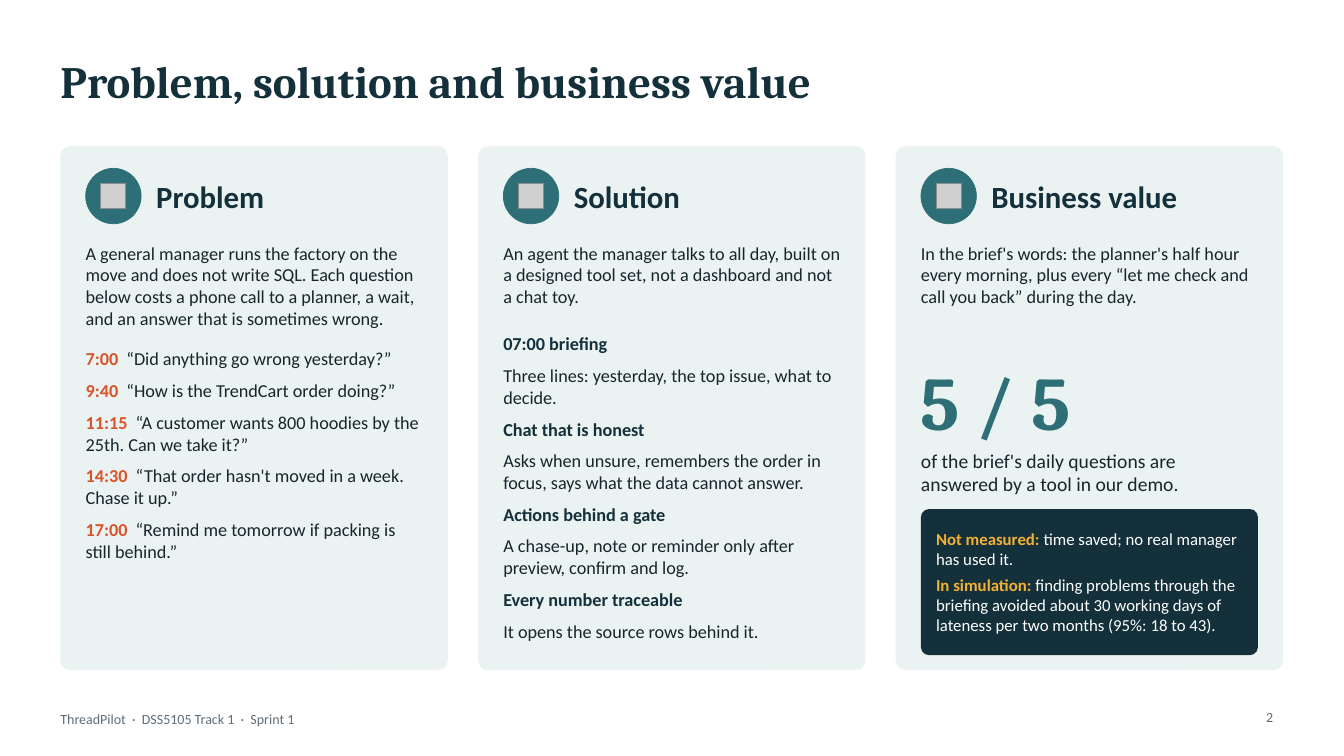
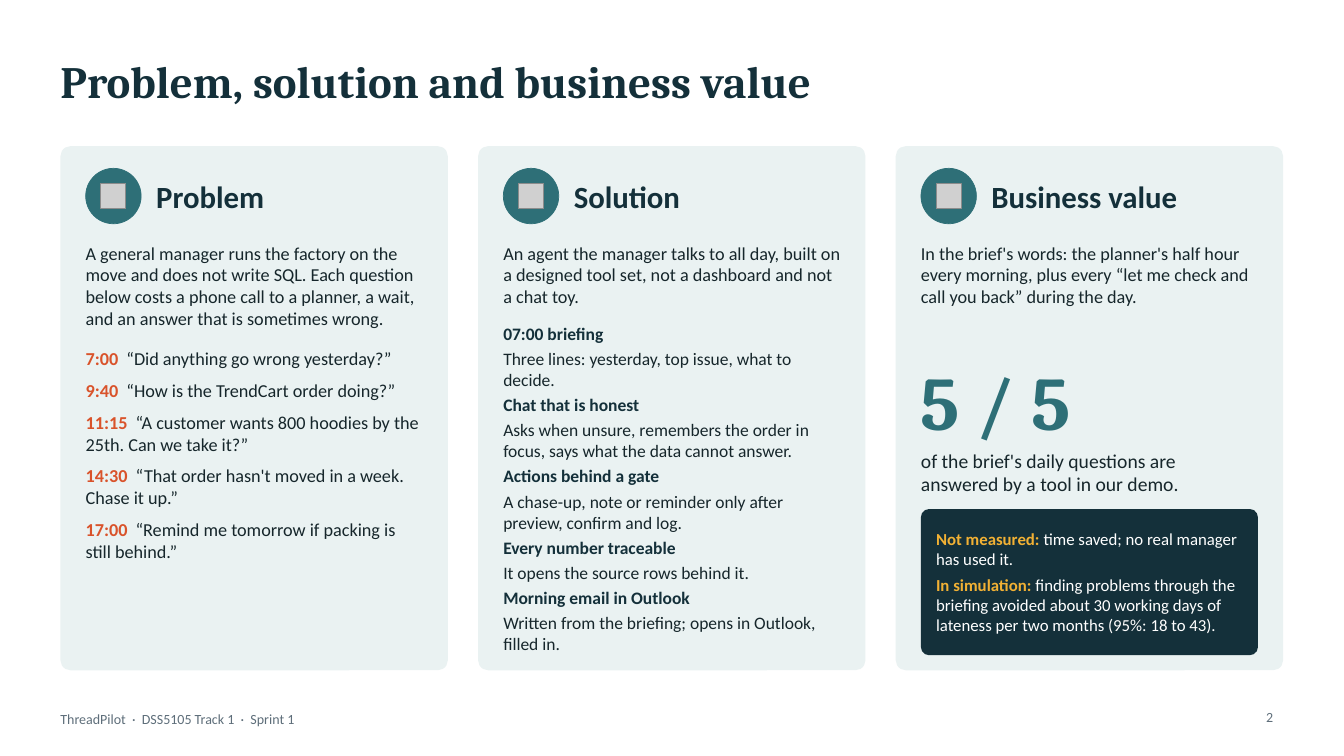
Before and after one commit to footoonming/DSS5105_fork, a slide deck: slide 2 of threadpilot/docs/presentation/Presentation_GroupNN_Sprint1.pptx. Drawn at 1344x756 pixels with LibreOffice and Linux fonts; fonts in the diff are those of the drawing; grey boxes stand for pictures. Boxes give left, top, right and bottom in pixels: in the first picture for what was removed or moved away, otherwise in the second. Text is boxed around its words. In the diff, an @@ line names an element or a change of style, - is before the commit and + after.

```diff
--- a/threadpilot/docs/presentation/Presentation_GroupNN_Sprint1.pptx
+++ b/threadpilot/docs/presentation/Presentation_GroupNN_Sprint1.pptx
@@ text at [503,327,809,582]: size 13 to 12.5 pt in "07:00 briefing", "Chat that is honest", "Asks when unsure, remembers the order in ...", "Actions behind a gate" and 3 more places; less space between paragraphs @@
@@ text "07:00 briefing": place and size @@
-text "07:00 briefing" at [503,337,831,641]
+text "07:00 briefing" at [503,327,815,650]
@@ text at [503,353,791,386]: text changed; size 13 to 12.5 pt @@
-Three lines: yesterday, the top issue, what to decide.
+Three lines: yesterday, top issue, what to decide.
@@ text at [503,591,815,650]: paragraphs added @@
+Morning email in Outlook
+Written from the briefing; opens in Outlook, filled in.
```
Also in this commit, not shown: 3 other slides changed, 1 slide added, 5 other files.
